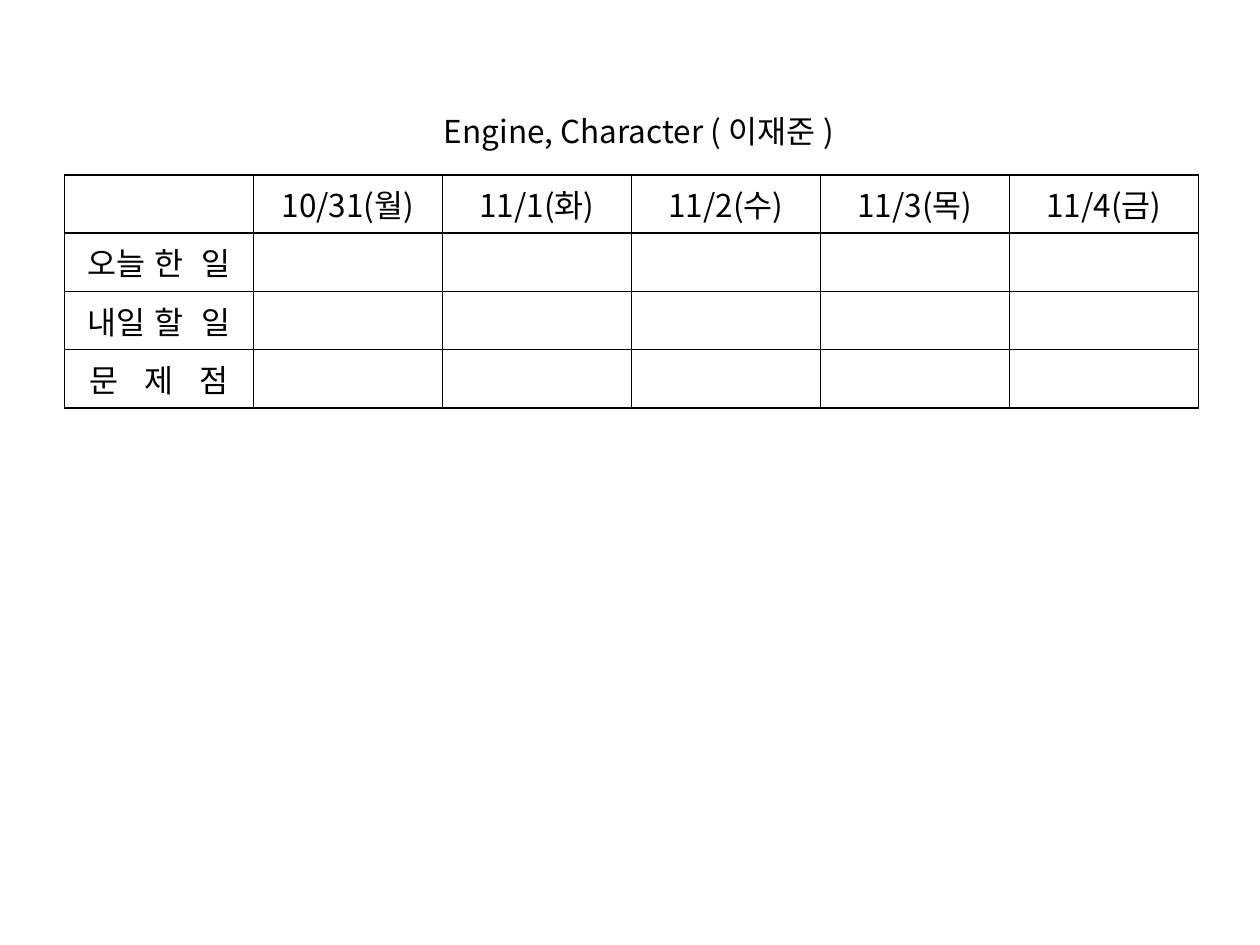
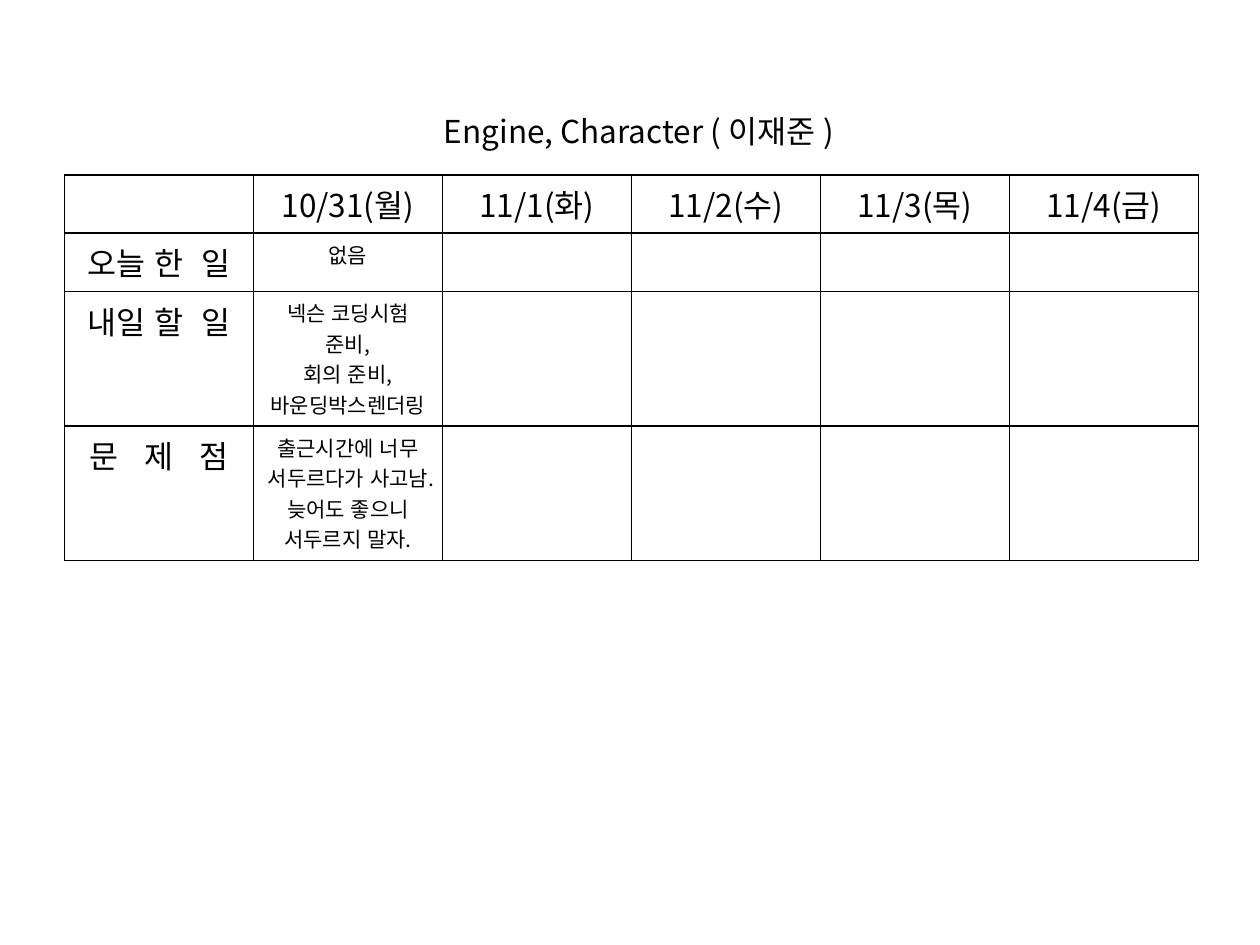
Before and after one commit to TomLeeLive/enpgame, a slide deck: slide 2 of doc/_meeting_weekly_doc/02_week_plan_ljj.pptx. Drawn at 1260x945 pixels with LibreOffice and Linux fonts; fonts in the diff are those of the drawing. Boxes give left, top, right and bottom in pixels: in the first picture for what was removed or moved away, otherwise in the second. Text is boxed around its words. In the diff, an @@ line names an element or a change of style, - is before the commit and + after.

```diff
--- a/doc/_meeting_weekly_doc/02_week_plan_ljj.pptx
+++ b/doc/_meeting_weekly_doc/02_week_plan_ljj.pptx
@@ table at [64, 175, 1198, 554] @@
-row 2, column 2: 
+row 2, column 2: 없음
-row 3, column 2: 
+row 3, column 2: 넥슨 코딩시험 준비, / 회의 준비, / 바운딩박스렌더링
-row 4, column 2: 
+row 4, column 2: 출근시간에 너무 서두르다가 사고남. / 늦어도 좋으니 서두르지 말자.
```
